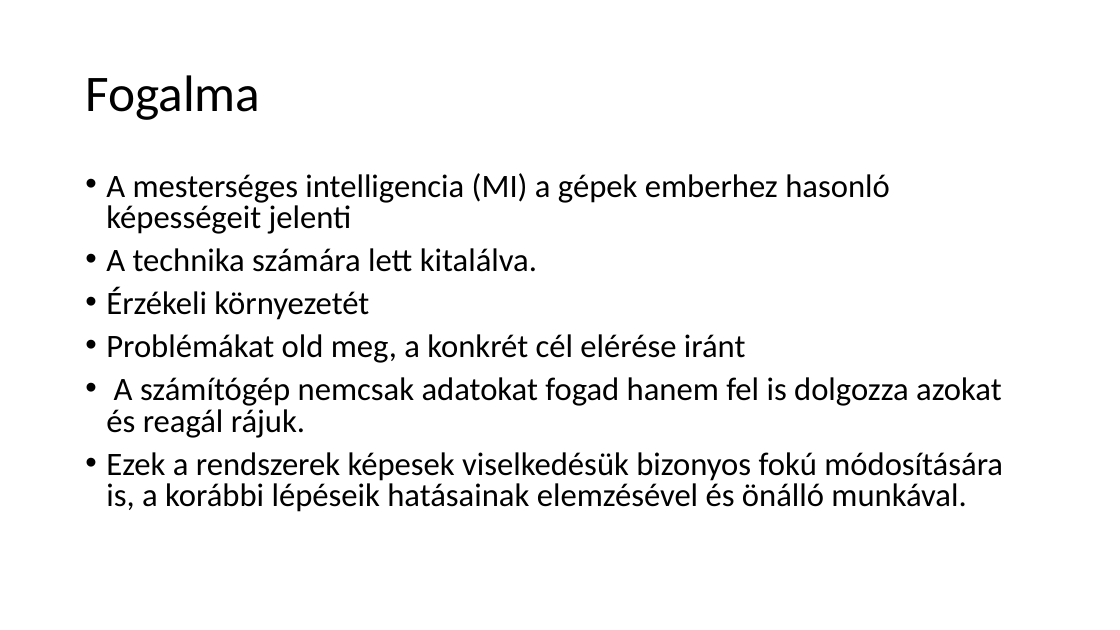
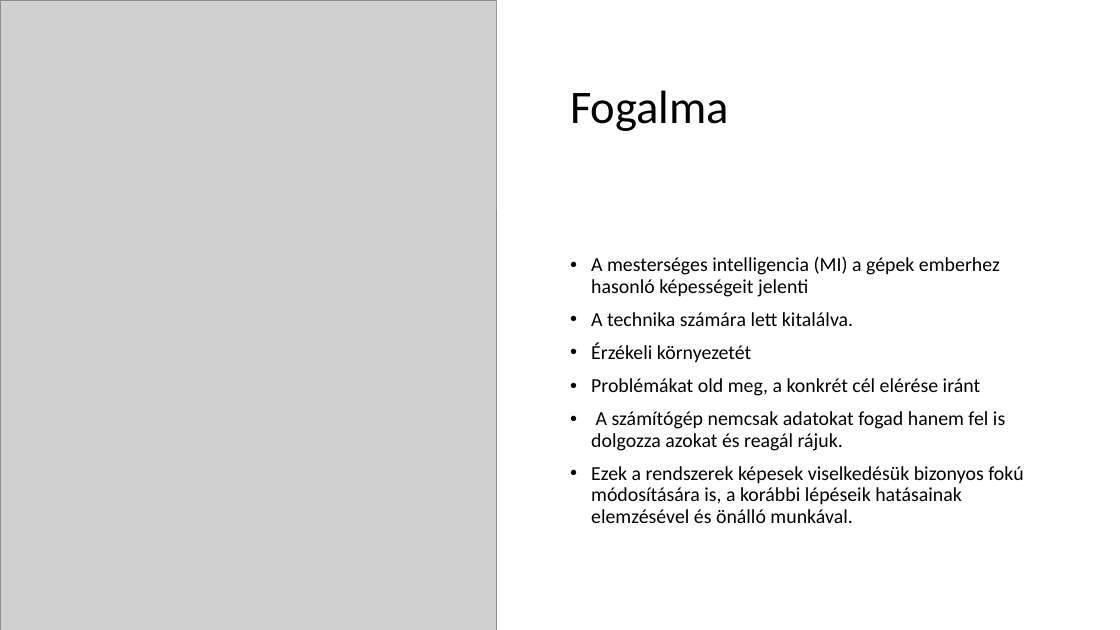
Before and after one commit to peterdaviid/ai-ppt, a slide deck: slide 2 of ai ppt.pptx. Drawn at 1120x630 pixels with LibreOffice and Linux fonts; fonts in the diff are those of the drawing; grey boxes stand for pictures. Boxes give left, top, right and bottom in pixels: in the first picture for what was removed or moved away, otherwise in the second. Text is boxed around its words. In the diff, an @@ line names an element or a change of style, - is before the commit and + after.

Commit message:
ppt fejlesztes
Rafi: Fogalom, tortenet kiegeszitese, chatgpt elott / utan
Szilard: Gepi tanulas
Dávid: Jelenleg hol tart és mikre képes

```diff
--- a/ai ppt.pptx
+++ b/ai ppt.pptx
@@ picture added at (0, 0, 497, 630) @@
@@ rectangle added at (497, 0, 1120, 210), fill #FFFFFF @@
@@ title "Fogalma": place and size @@
-title "Fogalma" at (85, 75, 260, 120)
+title "Fogalma" at (570, 90, 729, 131)
@@ title "Fogalma" at (570, 90, 729, 131): size 44 to 40 pt @@
@@ text "A mesterséges intelligencia (MI) a ...": place and size @@
-text "A mesterséges intelligencia (MI) a ..." at (106, 173, 1003, 512)
+text "A mesterséges intelligencia (MI) a ..." at (591, 256, 1024, 523)
@@ text "A mesterséges intelligencia (MI) a ..." at (591, 256, 1024, 523): size 28 to 17 pt; line spacing 0.8 to 0.9; vertical alignment top to middle @@
```
Also in this commit, not shown: 4 other slides changed, 2 slides added.
